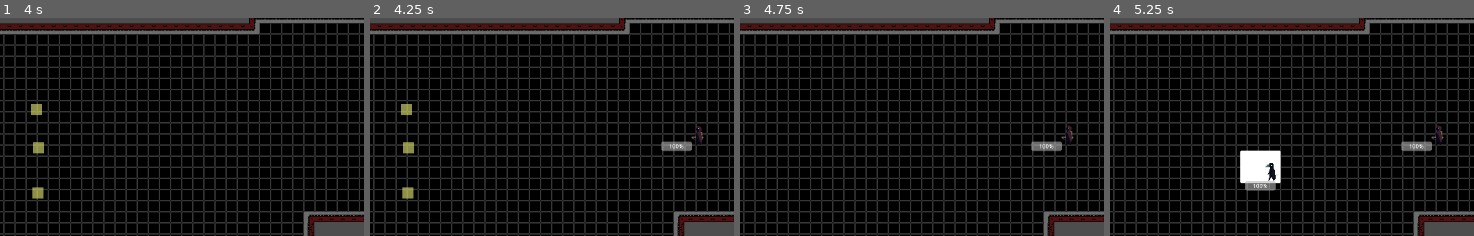
Above: before the commit, frames 1-4 (left to right).
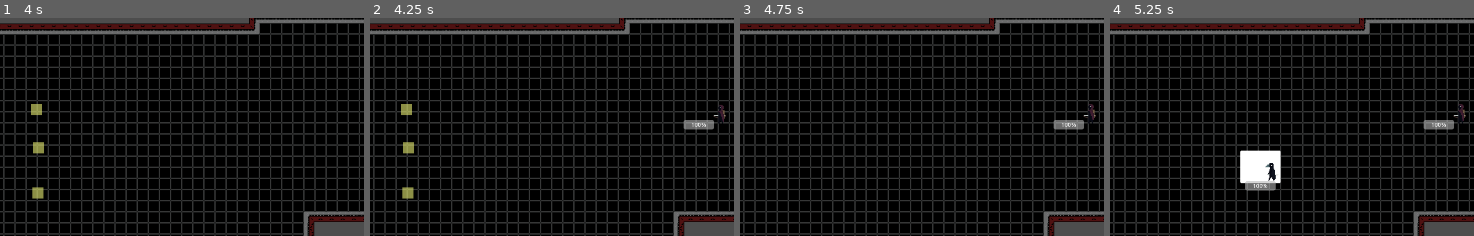
Above: after the commit, the same moments.

Repository: cptfoorman/ffrougelike
Game: Godot game, scene res://start_screen.tscn
The game is run twice, just before and just after one commit, with the same random seed, the same clock (stepped at 60 frames per second) and the same inputs.
Inputs (mouse positions are % of the whole screen's width and height, from its top left):
- Up to frame 1 (4 s): click "Start" at 0.5 s; tap Enter at 1.25 s; move the mouse to (72, 46) at 1.27 s; press the mouse at (72, 46) at 1.28 s; release the mouse at (72, 46) at 2 s; tap Space at 2 s; drag from (61, 50) to (24, 49) at 2.02 s; click "ENTER FIGHT" at 2.75 s; click "confirm placement" at 3.5 s
- Up to frame 2 (4.25 s): no input
- Up to frame 3 (4.75 s): click "confirm placement" at 4.25 s
- Up to frame 4 (5.25 s): click (56, 55) at 5 s
The pictures show only the part of the screen within x 35-85%, y 20-70%; the shares and areas given below are measured in that part.

Frame 1 is identical in both runs. In frame 2, 1.0% of the frame differs, in the area x 79-98%, y 39-62%; in frame 3, 1.0%; in frame 4, 1.0%.

Commit message:
updated targeting
updated targeting for enemy ai

Diff:
--- a/Dragables/drop_area.gd
+++ b/Dragables/drop_area.gd
@@ -28,7 +28,7 @@
 func _on_dragable_taken_away(unit_data: UnitData) -> void:
 	red.hide()
 	yellow.show()
-	unit_data = null
+	self.unit_data = null
 	var curr_cons = get_incoming_connections()
 	for cur_conn in curr_cons:
 		cur_conn.signal.disconnect(cur_conn.callable)
--- a/UnitPlacement/placement.tscn
+++ b/UnitPlacement/placement.tscn
@@ -1874,6 +1874,30 @@
 position = Vector2(278, 228)
 script = ExtResource("7_2i6nd")
 
+[node name="Marker2D7" type="Marker2D" parent="row4"]
+position = Vector2(352, 94)
+script = ExtResource("7_2i6nd")
+
+[node name="Marker2D8" type="Marker2D" parent="row4"]
+position = Vector2(369, 140)
+script = ExtResource("7_2i6nd")
+
+[node name="Marker2D9" type="Marker2D" parent="row4"]
+position = Vector2(355, 200)
+script = ExtResource("7_2i6nd")
+
+[node name="Marker2D10" type="Marker2D" parent="row4"]
+position = Vector2(308, 123)
+script = ExtResource("7_2i6nd")
+
+[node name="Marker2D11" type="Marker2D" parent="row4"]
+position = Vector2(325, 169)
+script = ExtResource("7_2i6nd")
+
+[node name="Marker2D12" type="Marker2D" parent="row4"]
+position = Vector2(311, 229)
+script = ExtResource("7_2i6nd")
+
 [node name="row5" type="Node2D" parent="."]
 
 [node name="Marker2D" type="Marker2D" parent="row5"]
@@ -1900,6 +1924,30 @@
 position = Vector2(460, 206)
 script = ExtResource("7_2i6nd")
 
+[node name="Marker2D7" type="Marker2D" parent="row5"]
+position = Vector2(432, 87)
+script = ExtResource("7_2i6nd")
+
+[node name="Marker2D8" type="Marker2D" parent="row5"]
+position = Vector2(449, 133)
+script = ExtResource("7_2i6nd")
+
+[node name="Marker2D9" type="Marker2D" parent="row5"]
+position = Vector2(435, 193)
+script = ExtResource("7_2i6nd")
+
+[node name="Marker2D10" type="Marker2D" parent="row5"]
+position = Vector2(491, 100)
+script = ExtResource("7_2i6nd")
+
+[node name="Marker2D11" type="Marker2D" parent="row5"]
+position = Vector2(508, 146)
+script = ExtResource("7_2i6nd")
+
+[node name="Marker2D12" type="Marker2D" parent="row5"]
+position = Vector2(494, 206)
+script = ExtResource("7_2i6nd")
+
 [node name="row6" type="Node2D" parent="."]
 
 [node name="Marker2D" type="Marker2D" parent="row6"]
@@ -1912,6 +1960,42 @@
 
 [node name="Marker2D3" type="Marker2D" parent="row6"]
 position = Vector2(534, 203)
+script = ExtResource("7_2i6nd")
+
+[node name="Marker2D4" type="Marker2D" parent="row6"]
+position = Vector2(536, 70)
+script = ExtResource("7_2i6nd")
+
+[node name="Marker2D5" type="Marker2D" parent="row6"]
+position = Vector2(553, 116)
+script = ExtResource("7_2i6nd")
+
+[node name="Marker2D6" type="Marker2D" parent="row6"]
+position = Vector2(539, 176)
+script = ExtResource("7_2i6nd")
+
+[node name="Marker2D7" type="Marker2D" parent="row6"]
+position = Vector2(558, 93)
+script = ExtResource("7_2i6nd")
+
+[node name="Marker2D8" type="Marker2D" parent="row6"]
+position = Vector2(575, 139)
+script = ExtResource("7_2i6nd")
+
+[node name="Marker2D9" type="Marker2D" parent="row6"]
+position = Vector2(561, 199)
+script = ExtResource("7_2i6nd")
+
+[node name="Marker2D10" type="Marker2D" parent="row6"]
+position = Vector2(563, 66)
+script = ExtResource("7_2i6nd")
+
+[node name="Marker2D11" type="Marker2D" parent="row6"]
+position = Vector2(580, 112)
+script = ExtResource("7_2i6nd")
+
+[node name="Marker2D12" type="Marker2D" parent="row6"]
+position = Vector2(566, 172)
 script = ExtResource("7_2i6nd")
 
 [node name="UnitHolder" parent="." instance=ExtResource("3_jraic")]
--- a/UnitUpgrade.tscn
+++ b/UnitUpgrade.tscn
@@ -17,7 +17,9 @@
 [ext_resource type="PackedScene" uid="uid://c0t63ipcmce5j" path="res://UpgradeUI/label.tscn" id="12_masci"]
 [ext_resource type="PackedScene" uid="uid://cgjl24d3gg3db" path="res://UpgradeUI/Upgradebutton.tscn" id="12_tlvu3"]
 [ext_resource type="Resource" uid="uid://br167hhg5wy26" path="res://unit/UnitResouces/UnitUpgradeStrategies/StrategyResources/addreaderAttack2.tres" id="12_uk11x"]
+[ext_resource type="Resource" uid="uid://drhm7511o3frl" path="res://unit/UnitResouces/UnitUpgradeStrategies/StrategyResources/intplusStrategyReader.tres" id="13_0rj0j"]
 [ext_resource type="Resource" uid="uid://cdv2yo5o4cbgd" path="res://unit/UnitResouces/UnitUpgradeStrategies/StrategyResources/addReaderAttack.tres" id="13_gvwj3"]
+[ext_resource type="Resource" uid="uid://c522i0g2sto8x" path="res://unit/UnitResouces/UnitUpgradeStrategies/StrategyResources/strplusStrategybow.tres" id="15_p46ro"]
 
 [sub_resource type="Animation" id="Animation_o6we6"]
 resource_name = "upgrade_slidein"
@@ -133,7 +135,7 @@
 script = ExtResource("1_lv825")
 upgradeUI = NodePath("CanvasLayer")
 unitHolder = NodePath("UnitHolder")
-possibleUpgrades = Array[ExtResource("2_hf0j4")]([ExtResource("3_4ga8i"), ExtResource("4_eu44o"), ExtResource("5_7ruev"), ExtResource("6_e037r"), ExtResource("7_tf6vs"), ExtResource("8_lq5mi"), ExtResource("9_dye4e"), ExtResource("10_ph728"), ExtResource("11_e05lt"), ExtResource("12_uk11x"), ExtResource("13_gvwj3")])
+possibleUpgrades = Array[ExtResource("2_hf0j4")]([ExtResource("3_4ga8i"), ExtResource("4_eu44o"), ExtResource("8_lq5mi"), ExtResource("9_dye4e"), ExtResource("10_ph728"), ExtResource("11_e05lt"), ExtResource("12_uk11x"), ExtResource("13_gvwj3"), ExtResource("5_7ruev"), ExtResource("6_e037r"), ExtResource("13_0rj0j"), ExtResource("7_tf6vs"), ExtResource("15_p46ro")])
 
 [node name="UnitHolder" parent="." instance=ExtResource("2_pvsyo")]
 
--- a/enemy_units.gd
+++ b/enemy_units.gd
@@ -14,13 +14,20 @@
 func set_active_units(unitArray: Array[Unit]):
 	possible_units_array.resize(0)
 	possible_units_array.append_array(unitArray)
-func get_by_row_unit()-> Unit:
+func get_by_row_unit(attack: UnitAttack)-> Unit:
+	var best_row: int
+	var mainRowUnits: Array[Unit]
+	var otherRowUnits: Array[Unit]
 	var row_unit: Unit
 	for unit in possible_target_units:
-		if row_unit == null:
-			row_unit = unit
-		elif row_unit.row_position > unit.row_position:
-			row_unit = unit
+		if best_row > unit.row_position:
+			mainRowUnits.append(unit)
+		else:
+			otherRowUnits.append(unit)
+	if mainRowUnits.is_empty():
+		row_unit = otherRowUnits.pick_random()
+	else:
+		row_unit = mainRowUnits.pick_random()
 	return row_unit
 
 func get_random_unit()-> Unit:
@@ -37,8 +44,8 @@
 func enemy_attack():
 	if possible_units_array.is_empty() == false:
 		var attacker: Unit = get_random_unit()
-		var defender: Unit = get_by_row_unit()
 		var attack: UnitAttack = get_random_unit_attack(attacker)
+		var defender: Unit = get_by_row_unit(attack)
 		attacker.currentAttack = attack
 		attacker.play_attack_anim(defender.global_position)
 		await attacker.animations.animation_finished
--- a/gameboard.gd
+++ b/gameboard.gd
@@ -90,9 +90,9 @@
 	mainUI.reset_ui_anim()
 	set_enemy_buttons_disabled()
 	current_friendly_unit.play_attack_anim(enemyUnit.global_position)
+	await current_friendly_unit.animations.animation_finished
 	current_friendly_unit.currentAttack.use_attack(enemyUnit, current_friendly_unit.get_main_attack_modifier())
-	await current_friendly_unit.animations.animation_finished
-	await get_tree().create_timer(0.5).timeout
+	await get_tree().create_timer(1).timeout
 	set_enemy_turn()
 func _on_ui_attack_selected(unitattack: UnitAttack) -> void:
 	print("looking to kill")
--- a/unit/UnitResouces/UnitAttacks/aoeattacksSpriteFrames/smite.tres
+++ b/unit/UnitResouces/UnitAttacks/aoeattacksSpriteFrames/smite.tres
@@ -168,5 +168,5 @@
 }],
 "loop": false,
 "name": &"default",
-"speed": 10.0
+"speed": 20.0
 }]
--- a/unit/UnitResouces/UnitUpgradeStrategies/StrategyResources/intplusStrategy.tres
+++ b/unit/UnitResouces/UnitUpgradeStrategies/StrategyResources/intplusStrategy.tres
@@ -4,7 +4,7 @@
 
 [resource]
 script = ExtResource("1_r4o11")
-additional_int = 2
-description = "Int Up +2"
+additional_int = 5
+description = "Int Up +5"
 textname = "Int Up"
-chardef = "ALL"
+chardef = "Mage"
--- /dev/null
+++ b/unit/UnitResouces/UnitUpgradeStrategies/StrategyResources/intplusStrategyReader.tres
@@ -0,0 +1,10 @@
+[gd_resource type="Resource" script_class="IntIncreaseStrategy" load_steps=2 format=3 uid="uid://drhm7511o3frl"]
+
+[ext_resource type="Script" path="res://unit/UnitResouces/UnitUpgradeStrategies/IntIncreaseStrategy.gd" id="1_ncmg7"]
+
+[resource]
+script = ExtResource("1_ncmg7")
+additional_int = 5
+description = "Int Up +5"
+textname = "Int Up"
+chardef = "Reader"
--- a/unit/UnitResouces/UnitUpgradeStrategies/StrategyResources/strplusStrategy.tres
+++ b/unit/UnitResouces/UnitUpgradeStrategies/StrategyResources/strplusStrategy.tres
@@ -7,4 +7,4 @@
 additional_strenght = 5
 description = "Strenght Up+5"
 textname = "Strenght Up"
-chardef = "ALL"
+chardef = "Raven"
--- /dev/null
+++ b/unit/UnitResouces/UnitUpgradeStrategies/StrategyResources/strplusStrategybow.tres
@@ -0,0 +1,10 @@
+[gd_resource type="Resource" script_class="StrenghtIncreaseStrategy" load_steps=2 format=3 uid="uid://c522i0g2sto8x"]
+
+[ext_resource type="Script" path="res://unit/UnitResouces/UnitUpgradeStrategies/StrenghtIncreaseStrategy.gd" id="1_4nsad"]
+
+[resource]
+script = ExtResource("1_4nsad")
+additional_strenght = 5
+description = "Strenght Up+5"
+textname = "Strenght Up"
+chardef = "Bowman"
--- a/unit/UnitResouces/unitSpriteFrames/unitspriteframesMague.tres
+++ b/unit/UnitResouces/unitSpriteFrames/unitspriteframesMague.tres
@@ -307,6 +307,60 @@
 }, {
 "duration": 1.0,
 "texture": SubResource("AtlasTexture_qhehw")
+}, {
+"duration": 1.0,
+"texture": SubResource("AtlasTexture_d4tea")
+}, {
+"duration": 1.0,
+"texture": SubResource("AtlasTexture_ttmpk")
+}, {
+"duration": 1.0,
+"texture": SubResource("AtlasTexture_gwvrk")
+}, {
+"duration": 1.0,
+"texture": SubResource("AtlasTexture_niinx")
+}, {
+"duration": 1.0,
+"texture": SubResource("AtlasTexture_cx4ie")
+}, {
+"duration": 1.0,
+"texture": SubResource("AtlasTexture_nkqfi")
+}, {
+"duration": 1.0,
+"texture": SubResource("AtlasTexture_t882a")
+}, {
+"duration": 1.0,
+"texture": SubResource("AtlasTexture_qmexk")
+}, {
+"duration": 1.0,
+"texture": SubResource("AtlasTexture_n5xho")
+}, {
+"duration": 1.0,
+"texture": SubResource("AtlasTexture_csrgr")
+}, {
+"duration": 1.0,
+"texture": SubResource("AtlasTexture_nglv4")
+}, {
+"duration": 1.0,
+"texture": SubResource("AtlasTexture_0t1c1")
+}, {
+"duration": 1.0,
+"texture": SubResource("AtlasTexture_q4aef")
+}, {
+"duration": 1.0,
+"texture": SubResource("AtlasTexture_5u42q")
+}, {
+"duration": 1.0,
+"texture": SubResource("AtlasTexture_h60qi")
+}, {
+"duration": 1.0,
+"texture": SubResource("AtlasTexture_p1d5p")
+}, {
+"duration": 1.0,
+"texture": SubResource("AtlasTexture_mac0l")
+}, {
+"duration": 1.0,
+"texture": SubResource("AtlasTexture_p2p7g")
 }],
 "loop": false,
 "name": &"attack3",
Not shown: 6 places in PartyBuilder/party_builder.tscn that only renumber resources
Not shown: 11 places in UnitPlacement/placement.tscn that only renumber resources
Not shown: 1 places in UnitUpgrade.tscn that only renumber resources
Not shown: 14 places in gameboard.tscn that only renumber resources
